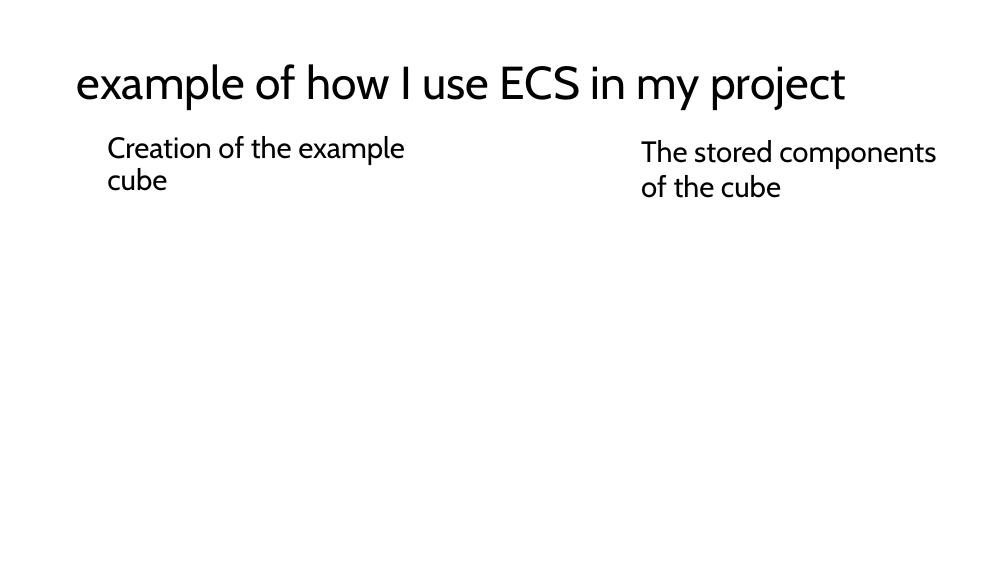
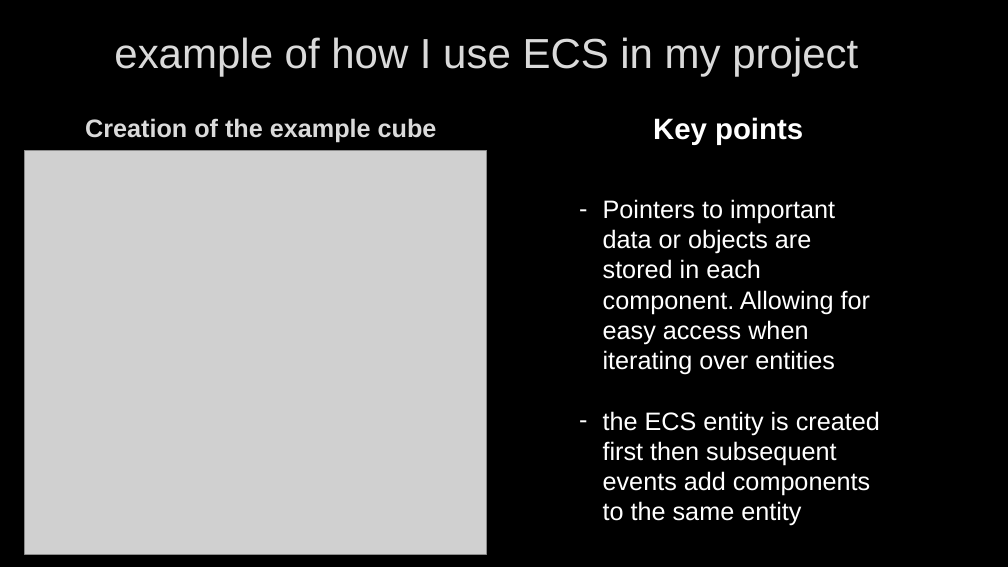
Before and after one commit to Henry-Frodsham/RTS-LCM-Game, a slide deck: slide 9 of documents/Henry Frodsham FYP.pptx (slide 7 before the commit). Drawn at 1008x567 pixels with LibreOffice and Linux fonts; fonts in the diff are those of the drawing; grey boxes stand for pictures; background and template pictures are left out. Boxes give left, top, right and bottom in pixels: in the first picture for what was removed or moved away, otherwise in the second. Text is boxed around its words. In the diff, an @@ line names an element or a change of style, - is before the commit and + after.

```diff
--- a/documents/Henry Frodsham FYP.pptx
+++ b/documents/Henry Frodsham FYP.pptx
@@ background #FFFFFF to picture (left out) @@
@@ title "example of how I use ..." moved from (x1=77, y1=64, x2=845, y2=110) to (x1=114, y1=37, x2=858, y2=77) @@
@@ title "example of how I use ..." at (x1=114, y1=37, x2=858, y2=77): size 44 to 40 pt, font Cabin to Arial, text colour #000000 to #DADADA, letter outline none to #404040 0.75 pt; alignment left to centre; line spacing 0.9 to 1 @@
@@ text "Creation of the example cube" moved from (x1=107, y1=136, x2=405, y2=191) to (x1=85, y1=118, x2=437, y2=142) @@
@@ text "Creation of the example cube" at (x1=85, y1=118, x2=437, y2=142): size 28 to 24 pt, font Cabin to Arial, text colour #000000 to #DADADA, letter outline none to #404040 0.75 pt, bold on; line spacing 0.9 to 1 @@
@@ text at (x1=653, y1=117, x2=803, y2=145): text changed; font Cabin to Arial; text colour #000000 to #FFFFFF; bold on @@
-The stored components of the cube
+Key points
@@ picture added at (x1=25, y1=150, x2=487, y2=555) @@
@@ text added at (x1=603, y1=199, x2=880, y2=526), 24 pt, text #FFFFFF @@
+– Pointers to important data or objects are stored in each component. Allowing for easy access when iterating over entities
+– the ECS entity is created first then subsequent events add components to the same entity
```
Also in this commit, not shown: 9 other slides changed, 4 slides added, 2 slides removed, 5 other files.
